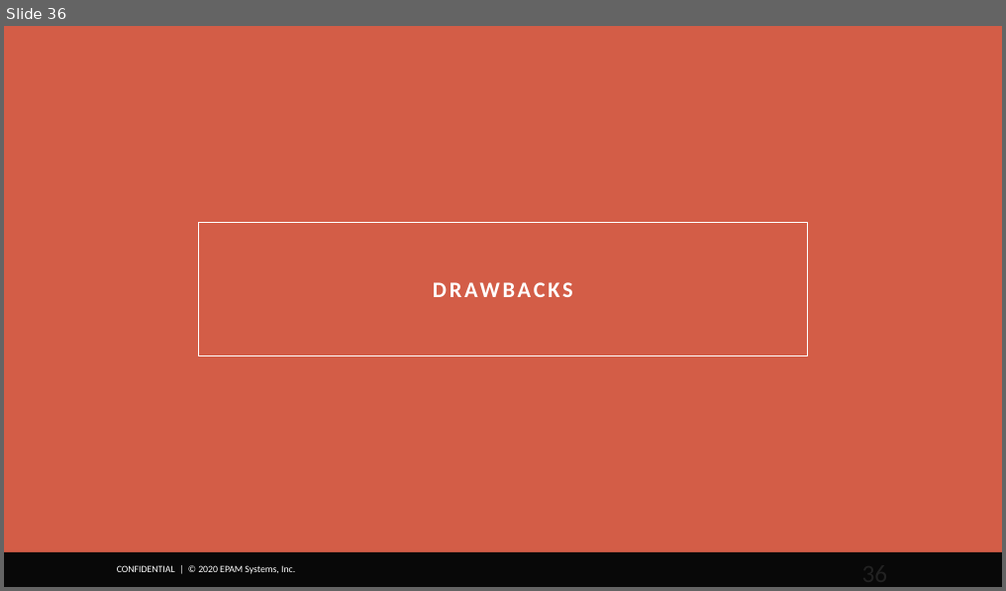
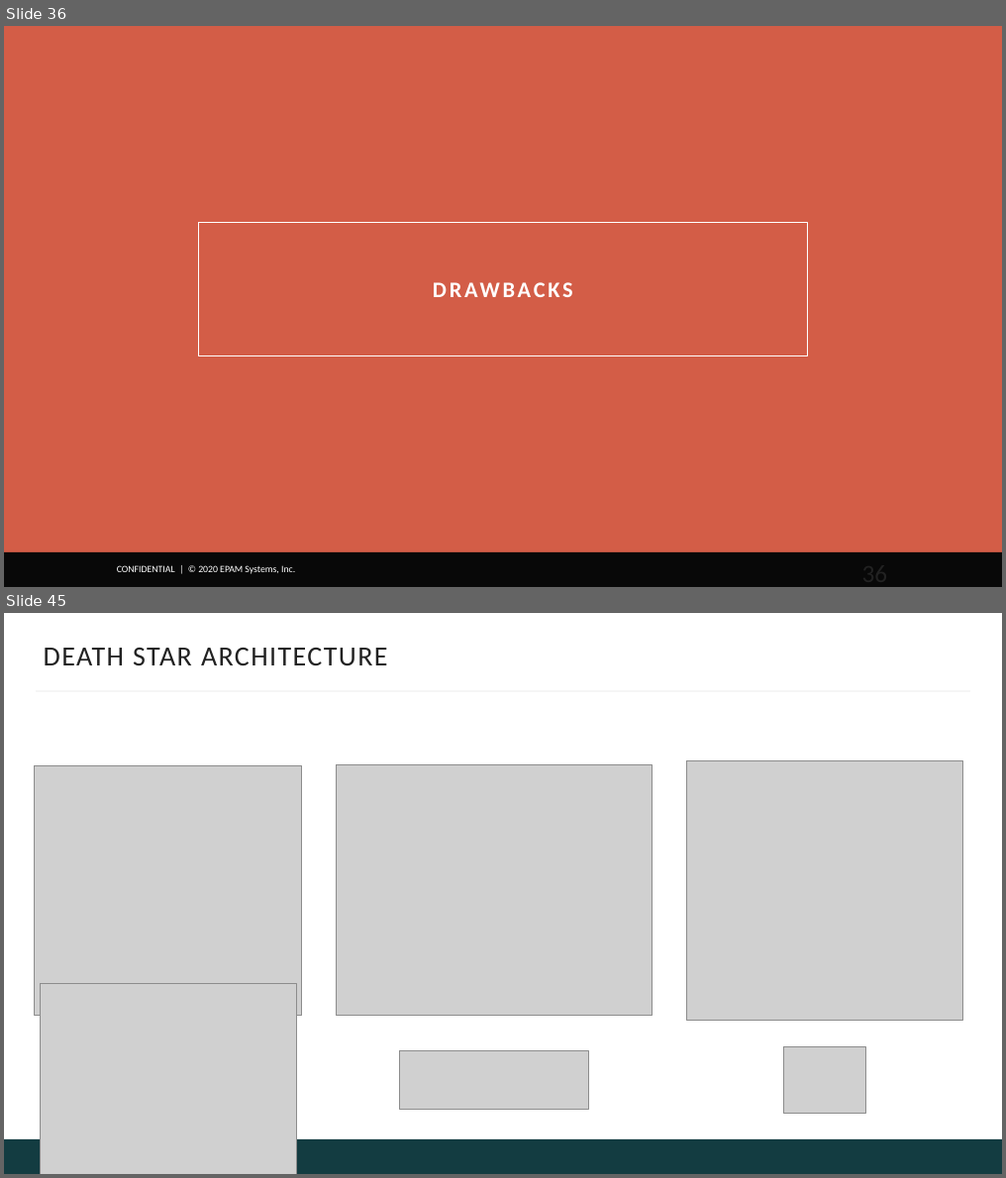
Before and after one commit to gitaroktato/introduction-to-microservices, a slide deck: lecture_2_monolith_vs_microservices.pptx. Shown one above the other, each under a label of ours: slide 36 before the commit, slides 36 and 45 after it; the slides between them are not shown. The pictures are 1006x591 and 1006x1178 pixels, drawn with LibreOffice and Linux fonts; fonts in the diff are those of the drawing; grey boxes stand for pictures; background and template pictures are left out. Boxes give left, top, right and bottom in pixels: in the first picture for what was removed or moved away, otherwise in the second. Text is boxed around its words. In the diff, an @@ line names an element or a change of style, - is before the commit and + after.

```diff
--- a/lecture_2_monolith_vs_microservices.pptx
+++ b/lecture_2_monolith_vs_microservices.pptx
@@ slide 45 added at box(4, 613, 1002, 1174), background #FFFFFF; not listed: 1 template element that a slide beside it also shows @@
@@ title added at box(44, 648, 388, 665), 20 pt, text #222222 @@
+DEATH STAR ARCHITECTURE
@@ line added from (36, 691) to (970, 691), #F5F5F5 1.5 pt @@
@@ picture added at box(686, 761, 963, 1020) @@
@@ picture added at box(35, 765, 302, 1016) @@
@@ picture added at box(336, 765, 651, 1016) @@
@@ picture added at box(40, 984, 296, 1174) @@
@@ picture added at box(399, 1052, 588, 1110) @@
@@ picture added at box(783, 1047, 866, 1114) @@
@@ rectangle added at box(4, 1140, 1002, 1174), fill #133C41 @@
```
Also in this commit, not shown: 8 other slides added.
